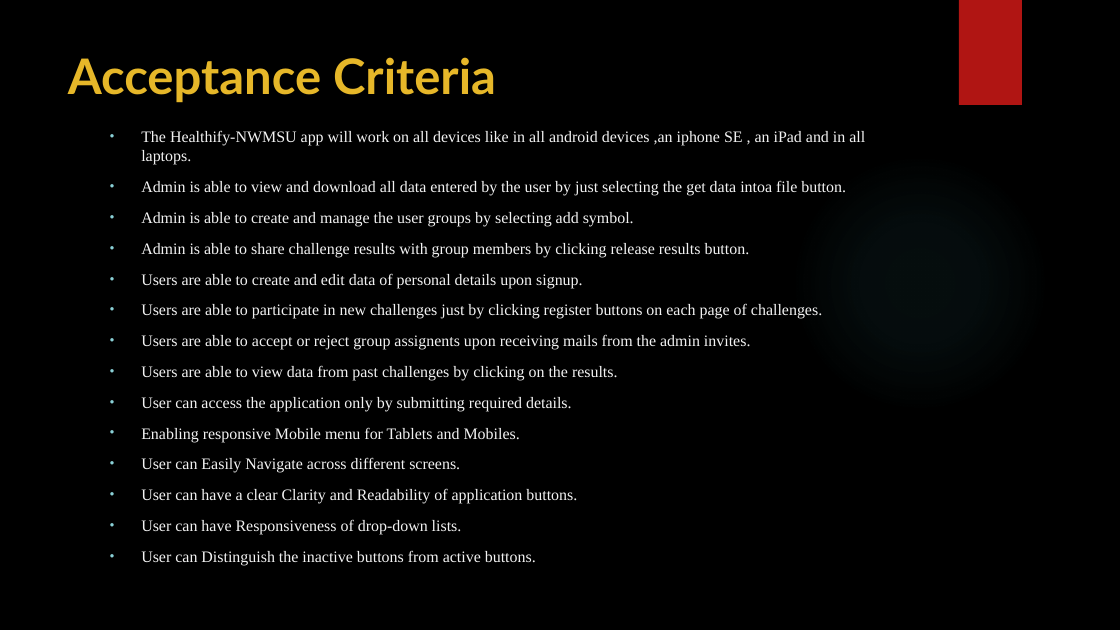
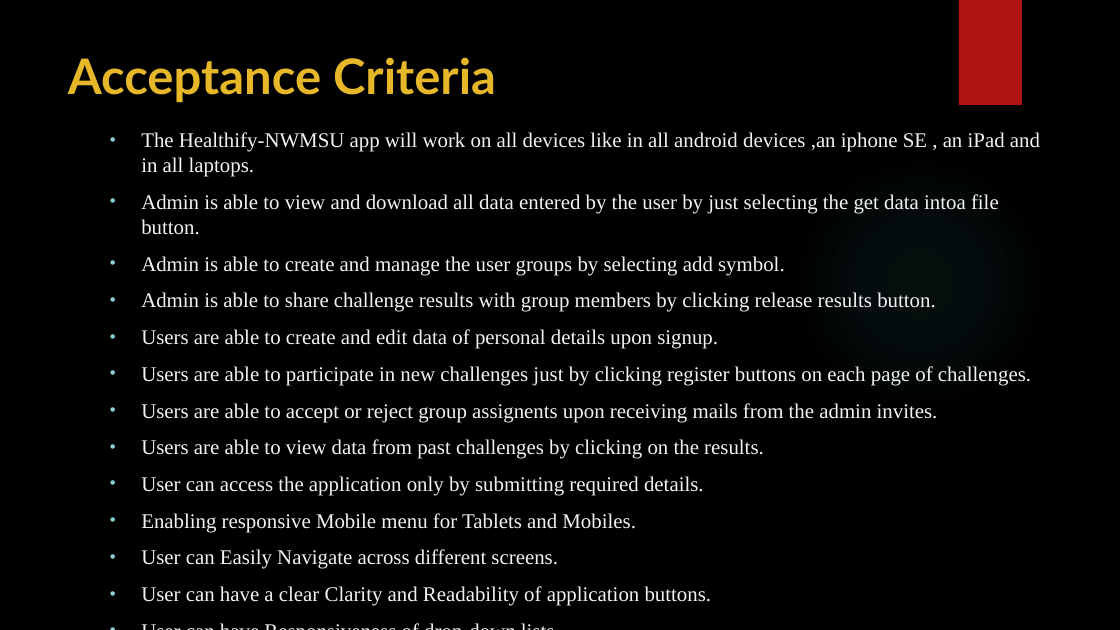
Before and after one commit to sowmyathogiti/Healthify, a slide deck: slide 5 of Healthify-NWMSU.pptx (slide 10 before the commit). Drawn at 1120x630 pixels with LibreOffice and Linux fonts; fonts in the diff are those of the drawing; background and template pictures are left out. Boxes give left, top, right and bottom in pixels: in the first picture for what was removed or moved away, otherwise in the second. Text is boxed around its words. In the diff, an @@ line names an element or a change of style, - is before the commit and + after.

```diff
--- a/Healthify-NWMSU.pptx
+++ b/Healthify-NWMSU.pptx
@@ text "The Healthify-NWMSU app will work ..." at [141, 132, 1040, 606]: size 13.7 to 17.9 pt @@
```
Also in this commit, not shown: 3 other slides changed, 1 slide added, 1 slide removed.
